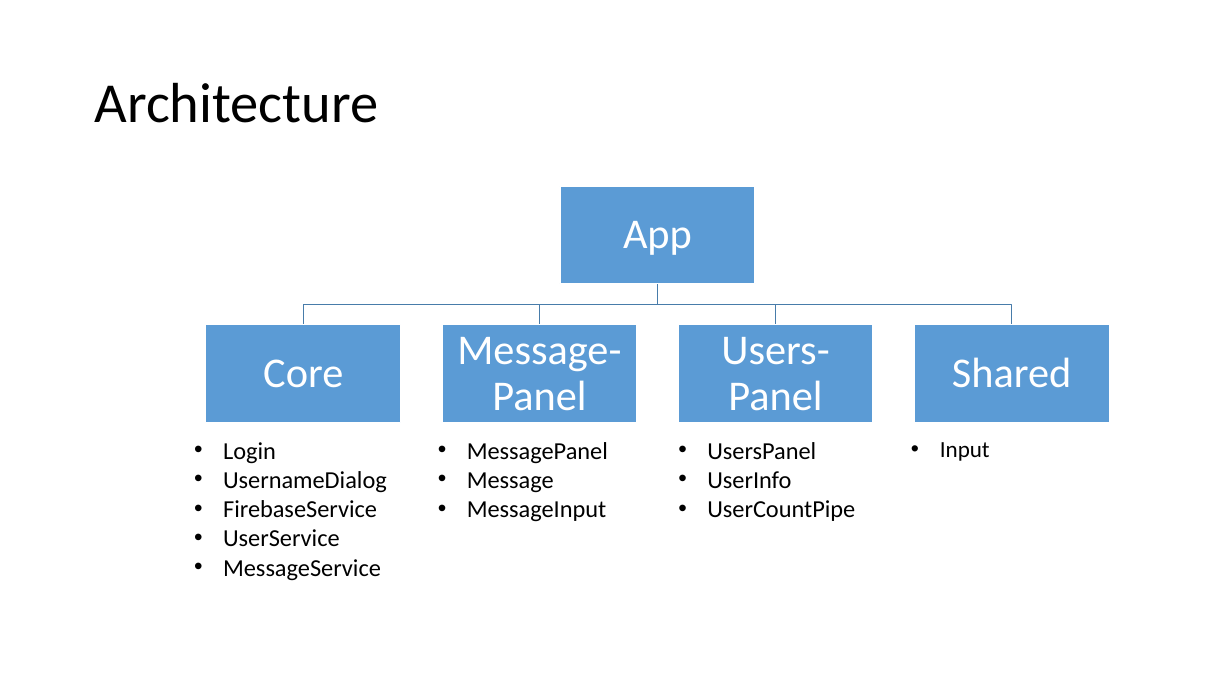
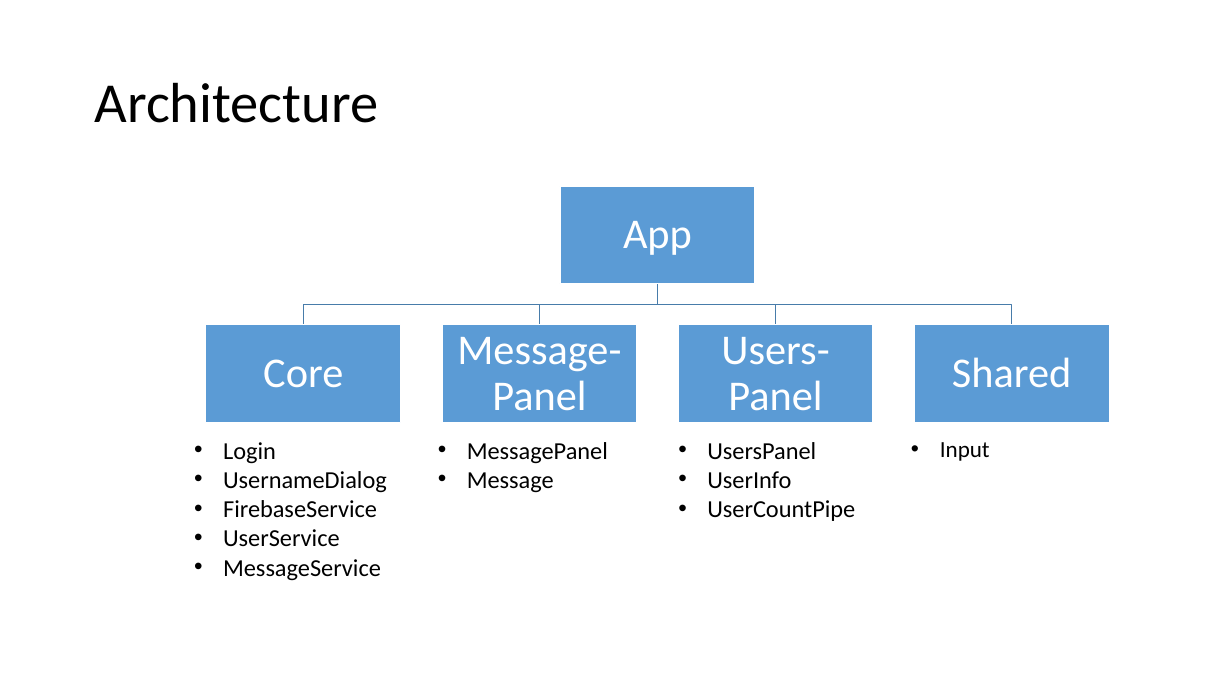
Before and after one commit to bnymncoskuner/wtm-iwd19, a slide deck: slide 10 of Building real-time messaging app with - Inverse.pptx. Drawn at 1232x693 pixels with LibreOffice and Linux fonts; fonts in the diff are those of the drawing. Boxes give left, top, right and bottom in pixels: in the first picture for what was removed or moved away, otherwise in the second. Text is boxed around its words. In the diff, an @@ line names an element or a change of style, - is before the commit and + after.

Commit message:
Update presentations

```diff
--- a/Building real-time messaging app with - Inverse.pptx
+++ b/Building real-time messaging app with - Inverse.pptx
@@ text at (467, 501, 607, 522): paragraph removed @@
-• MessageInput
```
Also in this commit, not shown: 1 slide added, 1 other file.
